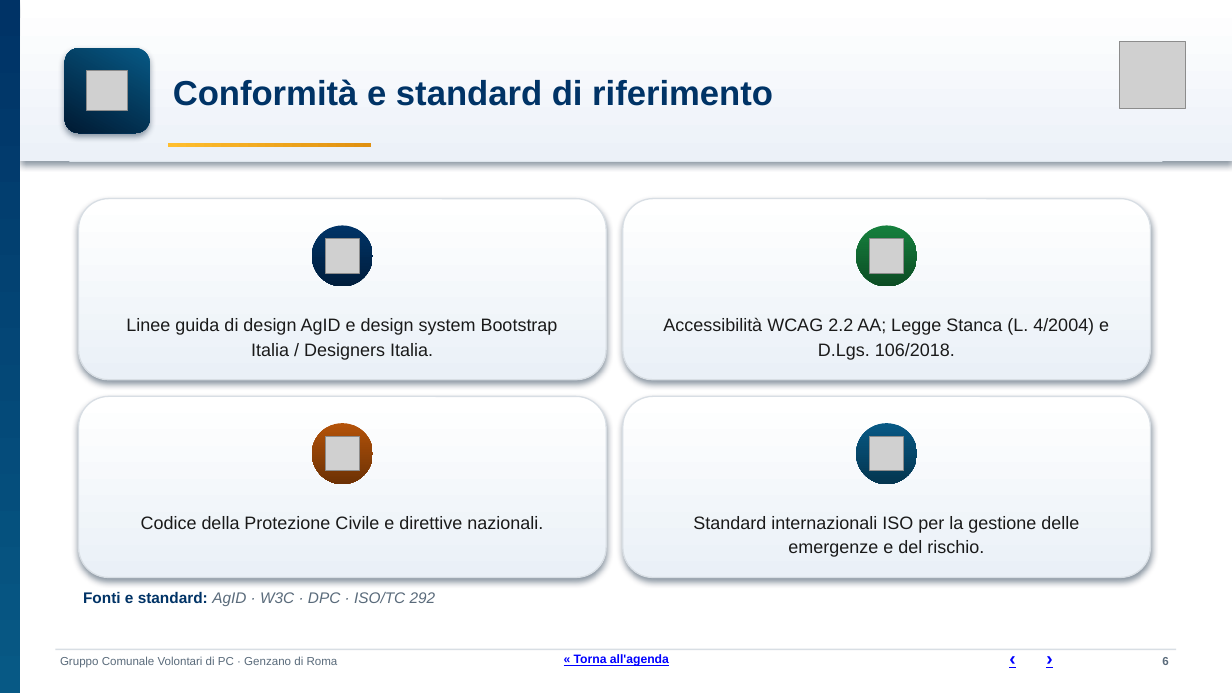
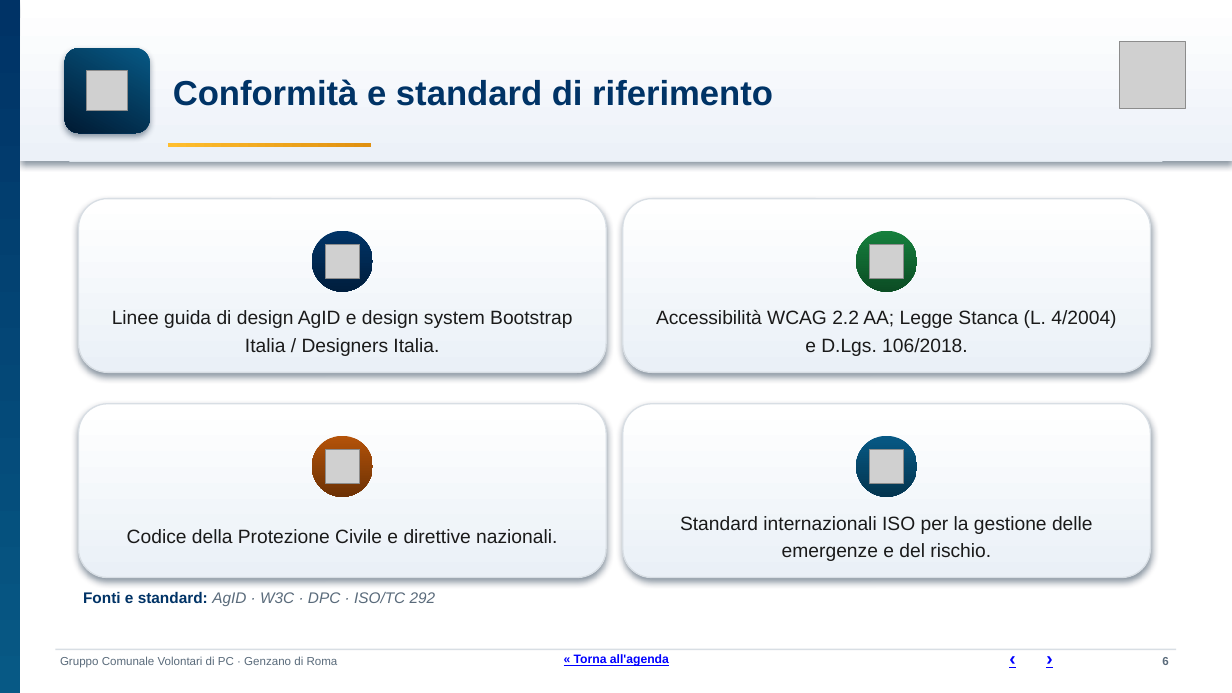
Before and after one commit to SviluppoItaliaDigitale/sito-pc-genzano, a slide deck: slide 6 of static/manuali/presentazione-struttura-sito.pptx. Drawn at 1232x693 pixels with LibreOffice and Linux fonts; fonts in the diff are those of the drawing; grey boxes stand for pictures. Boxes give left, top, right and bottom in pixels: in the first picture for what was removed or moved away, otherwise in the second. Text is boxed around its words. In the diff, an @@ line names an element or a change of style, - is before the commit and + after.

Commit message:
Deck: font ufficiale Titillium Web (come il portale, auto-installato dal repo) + testi ricentrati e card riequilibrate

```diff
--- a/static/manuali/presentazione-struttura-sito.pptx
+++ b/static/manuali/presentazione-struttura-sito.pptx
@@ rounded rectangle: place and size @@
-rounded rectangle at bbox=[79, 199, 606, 380]
+rounded rectangle at bbox=[79, 199, 606, 372]
@@ rounded rectangle: place and size @@
-rounded rectangle at bbox=[623, 199, 1151, 380]
+rounded rectangle at bbox=[623, 199, 1151, 372]
@@ 2 pictures, 2 ellipses: place and size @@
-2 pictures, 2 ellipses at bbox=[312, 226, 917, 287]
+2 pictures, 2 ellipses at bbox=[312, 231, 917, 292]
@@ text "Linee guida di design AgID ...": place and size @@
-text "Linee guida di design AgID ..." at bbox=[126, 318, 558, 360]
+text "Linee guida di design AgID ..." at bbox=[112, 310, 572, 356]
@@ size 14 to 15 pt; line spacing 1.12 to 1.18; vertical alignment top to middle in 4 elements at bbox=[127, 529, 557, 543], bbox=[680, 516, 1093, 561], bbox=[112, 310, 572, 356], bbox=[656, 310, 1116, 356] @@
@@ text "Accessibilità WCAG 2.2 AA; Legge ...": place and size @@
-text "Accessibilità WCAG 2.2 AA; Legge ..." at bbox=[663, 318, 1109, 360]
+text "Accessibilità WCAG 2.2 AA; Legge ..." at bbox=[656, 310, 1116, 356]
@@ rounded rectangle: place and size @@
-rounded rectangle at bbox=[79, 396, 606, 578]
+rounded rectangle at bbox=[79, 404, 606, 578]
@@ rounded rectangle: place and size @@
-rounded rectangle at bbox=[623, 396, 1151, 578]
+rounded rectangle at bbox=[623, 404, 1151, 578]
@@ ellipse: place and size @@
-ellipse at bbox=[312, 423, 373, 484]
+ellipse at bbox=[312, 436, 373, 497]
@@ picture: place and size @@
-picture at bbox=[325, 437, 360, 471]
+picture at bbox=[325, 449, 360, 483]
@@ ellipse: place and size @@
-ellipse at bbox=[856, 423, 917, 484]
+ellipse at bbox=[856, 436, 917, 497]
@@ picture: place and size @@
-picture at bbox=[870, 437, 904, 471]
+picture at bbox=[870, 449, 904, 483]
```
Also in this commit, not shown: 40 other slides changed, 2 other files.
